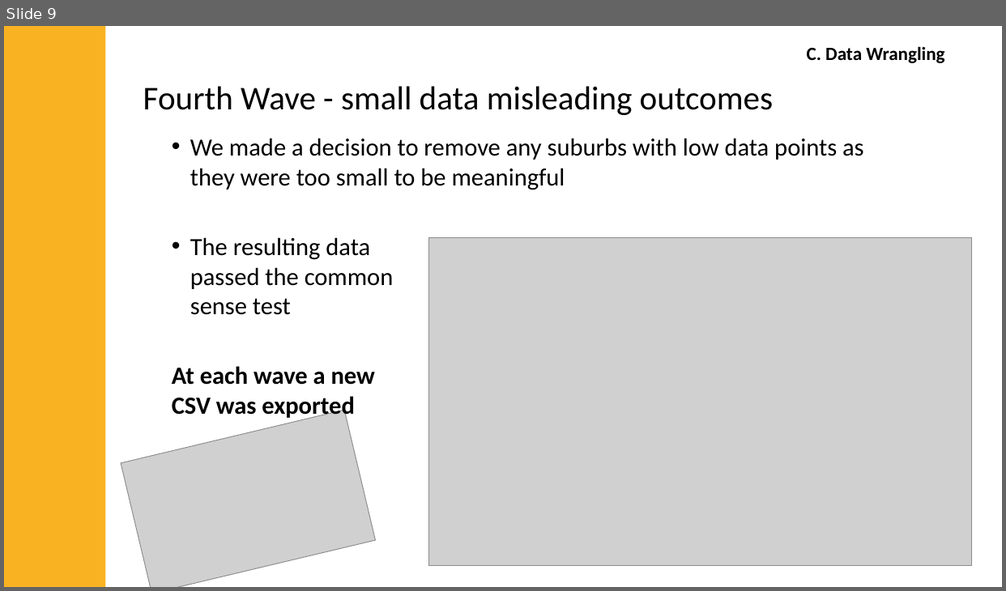
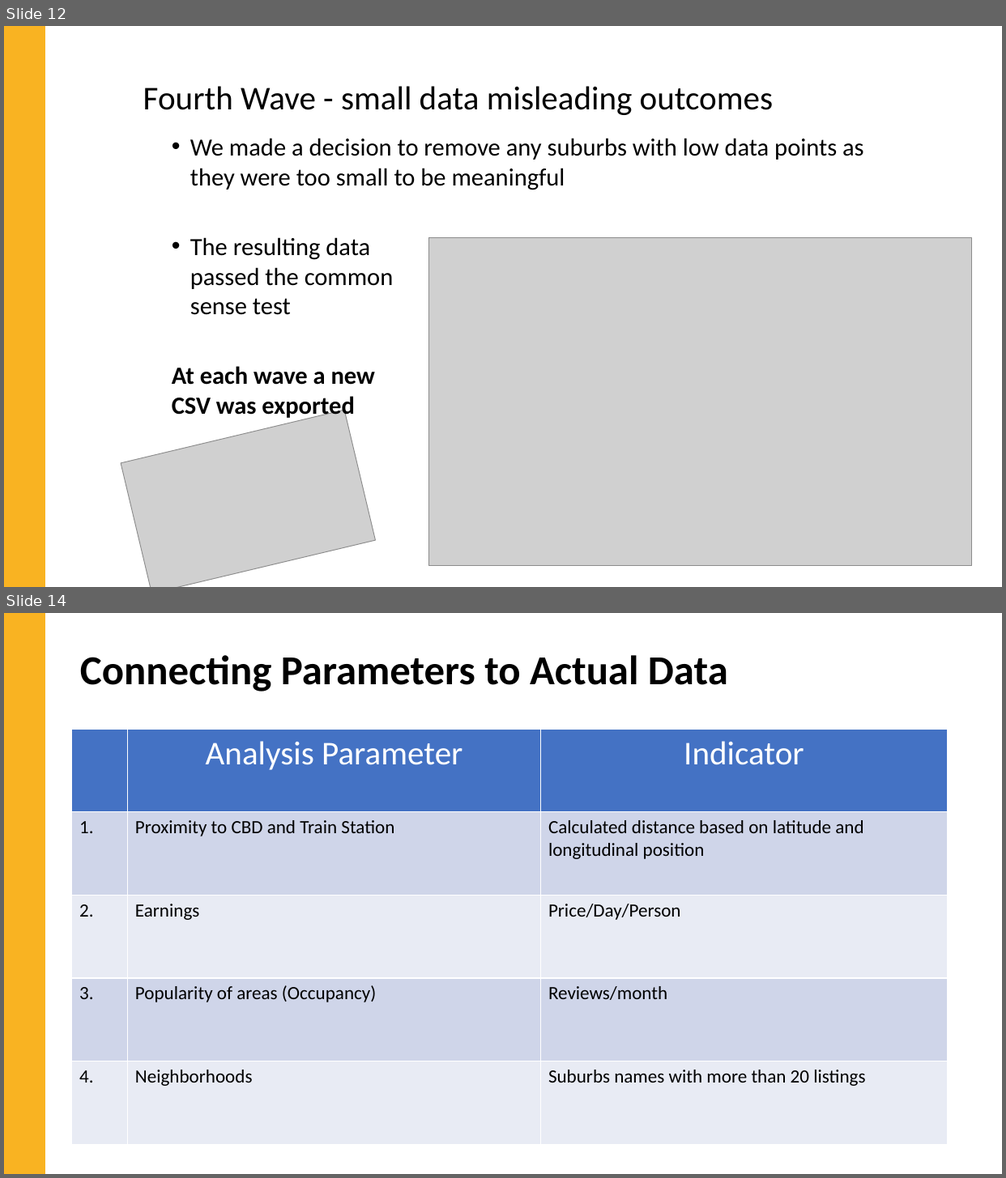
Before and after one commit to jMacProd/Project1, a slide deck: Presentation Slides/airbnbPresentationFinal.pptx. Shown one above the other, each under a label of ours: slide 9 before the commit, slides 12 and 14 after it; the slides between them are not shown. The pictures are 1006x591 and 1006x1178 pixels, drawn with LibreOffice and Linux fonts; fonts in the diff are those of the drawing; grey boxes stand for pictures. Boxes give left, top, right and bottom in pixels: in the first picture for what was removed or moved away, otherwise in the second. Text is boxed around its words. In the diff, an @@ line names an element or a change of style, - is before the commit and + after.

```diff
--- a/Presentation Slides/airbnbPresentationFinal.pptx
+++ b/Presentation Slides/airbnbPresentationFinal.pptx
@@ slide 14 added at <box>4,613,1002,1174</box>, background #FFFFFF @@
@@ rectangle added at <box>4,613,45,1174</box>, fill #F9B322 @@
@@ title added at <box>80,655,728,692</box>, 39.6 pt, text #000000, bold @@
+Connecting Parameters to Actual Data
@@ table added at <box>72,729,948,1144</box>, 5 rows, 3 columns @@
+ | Analysis Parameter | Indicator
+1. | Proximity to CBD and Train Station | Calculated distance based on latitude and longitudinal position
+2. | Earnings | Price/Day/Person
+3. | Popularity of areas (Occupancy) | Reviews/month
+4. | Neighborhoods | Suburbs names with more than 20 listings
@@ what was slide 9 is now slide 12 @@
@@ slide 12 changed as well @@
@@ rectangle: place and size @@
-rectangle at <box>4,26,106,587</box>
+rectangle at <box>4,26,45,587</box>
@@ text removed at <box>807,46,944,63</box> @@
-C. Data Wrangling
```
Also in this commit, not shown: 8 other slides changed, 16 other slides added, 4 other files.
